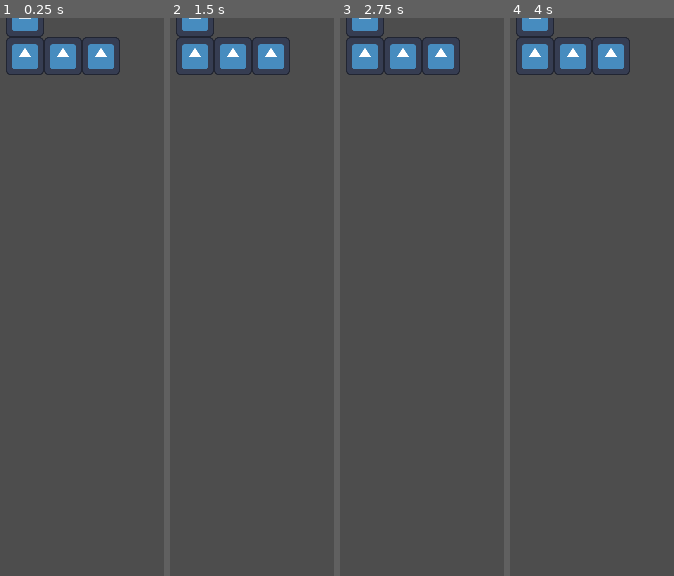
Above: before the commit, frames 1-4 (left to right).
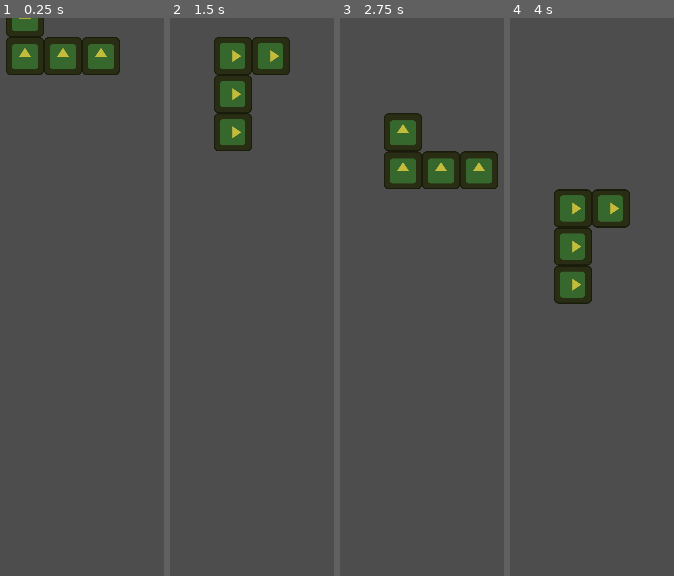
Above: after the commit, the same moments.

Repository: kolulu23/godot4-rc1-test-tetris
Game: Godot game, scene res://Main.tscn
The game is run twice, just before and just after one commit, with the same random seed, the same clock (stepped at 60 frames per second) and the same inputs. The engine's default icon, where the game draws it, is replaced by a stand-in: a white triangle on a blue panel in a dark square.
Inputs:
- Up to frame 1 (0.25 s): no input
- Up to frame 2 (1.5 s): tap Enter at 0.5 s; hold Right (tetro_move_right) 0.53-1.28 s; hold Z (tetro_rotate_ccw) 0.53-1.28 s; tap Up (tetro_rotate_cw) at 0.8, 1.35 s; tap Space (tetro_hard_drop) at 1.25 s; hold Left (tetro_move_left) from 1.28 s (still down)
- Up to frame 3 (2.75 s): tap Down (tetro_soft_drop) at 1.55 s; tap Enter at 2 s; release Left (tetro_move_left) at 2.03 s; hold Right (tetro_move_right) from 2.03 s (still down); hold Down (tetro_soft_drop) from 2.03 s (still down); tap Z (tetro_rotate_ccw) at 2.3 s
- Up to frame 4 (4 s): tap Space (tetro_hard_drop) at 2.75, 2.85 s; release Down (tetro_soft_drop) at 2.78 s; tap Up (tetro_rotate_cw) at 3.05 s; tap Enter at 3.5 s; release Right (tetro_move_right) at 3.53 s; hold Left (tetro_move_left) from 3.53 s (still down); hold Shift (tetro_hold) from 3.53 s (still down); tap Down (tetro_soft_drop) at 3.8 s

The runs differ from the first frame. In frame 1, 5.4% of the frame differs, in the area x 3-74%, y 0-11%; in frame 2, 7.6%; in frame 3, 9.3%; in frame 4, 9.3%, in the area x 3-74%, y 0-52%.

Commit message:
Basic movement

Diff:
--- a/Arena.tscn
+++ b/Arena.tscn
@@ -9,3 +9,11 @@
 [node name="TetrominoSpawner" type="Node" parent="."]
 script = ExtResource("2_wctml")
 first_bag_fixed = false
+
+[node name="TetrominoDropTimer" type="Timer" parent="."]
+autostart = true
+
+[node name="CanvasModulate" type="CanvasModulate" parent="."]
+color = Color(0.760784, 0.733333, 0.231373, 1)
+
+[connection signal="timeout" from="TetrominoDropTimer" to="." method="_on_tetromino_drop_timer_timeout"]
--- a/script/Arena.gd
+++ b/script/Arena.gd
@@ -1,23 +1,23 @@
 extends Node2D
 
 var active_tetromino: Tetromino
+
+# One dimension array for our 20 * 10 cells arena
 var arena_cells: Array[TetroBlock]
 
 const ARENA_WIDTH: int = 10
 const ARENA_WIDTH_PIXEL: float = ARENA_WIDTH * TetroBlock.BLOCK_SIZE
 const ARENA_HEIGHT: int = 20
 const ARENA_HEIGHT_PIXEL: float = ARENA_HEIGHT * TetroBlock.BLOCK_SIZE
+
+## The initial tetromino spawn point is in the top middle of this arena
 const SPAWN_POINT: Vector2 = Vector2(ARENA_WIDTH_PIXEL / 2.0, TetroBlock.BLOCK_SIZE)
 
 
 # Called when the node enters the scene tree for the first time.
 func _ready():
 	randomize()
-	# TODO
-	active_tetromino = $TetrominoSpawner.spawn_random()
-	self.add_child(active_tetromino)
-	active_tetromino.position = SPAWN_POINT
-	print("[1]Spawn ", active_tetromino)
+	self.setup_active_tetromino()
 
 
 # Called every frame. 'delta' is the elapsed time since the previous frame.
@@ -35,15 +35,34 @@
 	# TODO Set a custome timeout to action hold time
 	if event.is_action_pressed("tetro_move_left", true):
 		print("todo, move left ", active_tetromino)
+		active_tetromino.move_left()
 	if event.is_action_pressed("tetro_move_right", true):
 		print("todo, move right ", active_tetromino)
+		active_tetromino.move_right()
 	if event.is_action_pressed("tetro_soft_drop", true):
 		print("todo, soft drop ", active_tetromino)
+		# Stop and restart the timer to avoid accelaration
+		$TetrominoDropTimer.stop()
+		active_tetromino.move_down()
+		$TetrominoDropTimer.start()
 	if event.is_action_pressed("tetro_hard_drop"):
 		print("todo, hard drop ", active_tetromino)
 	if event.is_action_pressed("tetro_rotate_cw"):
 		print("todo, rotate clockwise ", active_tetromino)
+		active_tetromino.rotate_cw()
 	if event.is_action_pressed("tetro_rotate_ccw"):
 		print("todo, rotate counter-clockwise ", active_tetromino)
+		active_tetromino.rotate_ccw()
 	if event.is_action_pressed("tetro_hold"):
 		print("todo, hold ", active_tetromino)
+
+
+func setup_active_tetromino():
+	active_tetromino = $TetrominoSpawner.spawn_random()
+	self.add_child(active_tetromino)
+	active_tetromino.position = SPAWN_POINT
+	print("[1]Spawn ", active_tetromino)
+
+
+func _on_tetromino_drop_timer_timeout():
+	active_tetromino.move_down()
--- a/script/Tetromino.gd
+++ b/script/Tetromino.gd
@@ -4,6 +4,7 @@
 enum TetroType { I, J, L, O, S, T, Z }
 
 var tetro_type: TetroType
+
 
 # Called when the node enters the scene tree for the first time.
 func _ready():
@@ -13,3 +14,30 @@
 # Called every frame. 'delta' is the elapsed time since the previous frame.
 func _process(_delta):
 	pass
+
+
+func move_left():
+	self.move_to(Vector2.LEFT)
+
+
+func move_right():
+	self.move_to(Vector2.RIGHT)
+
+
+func move_down():
+	self.move_to(Vector2.DOWN)
+
+
+## Move to [code]direction[/code] relative to this node's parent
+func move_to(direction: Vector2):
+	self.position += TetroBlock.BLOCK_SIZE * direction
+
+
+## Rotate self clockwise
+func rotate_cw():
+	self.rotation += PI / 2
+
+
+## Rotate self counter-clockwise
+func rotate_ccw():
+	self.rotation -= PI / 2
